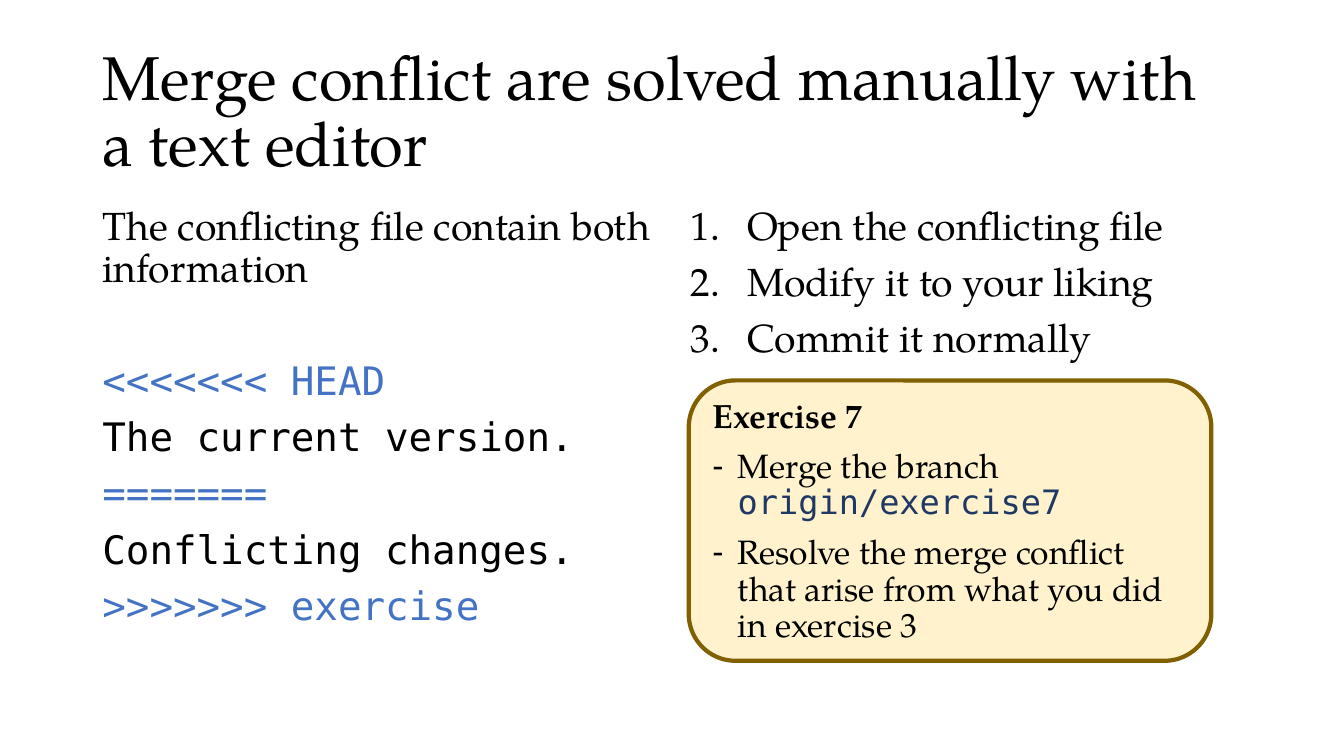
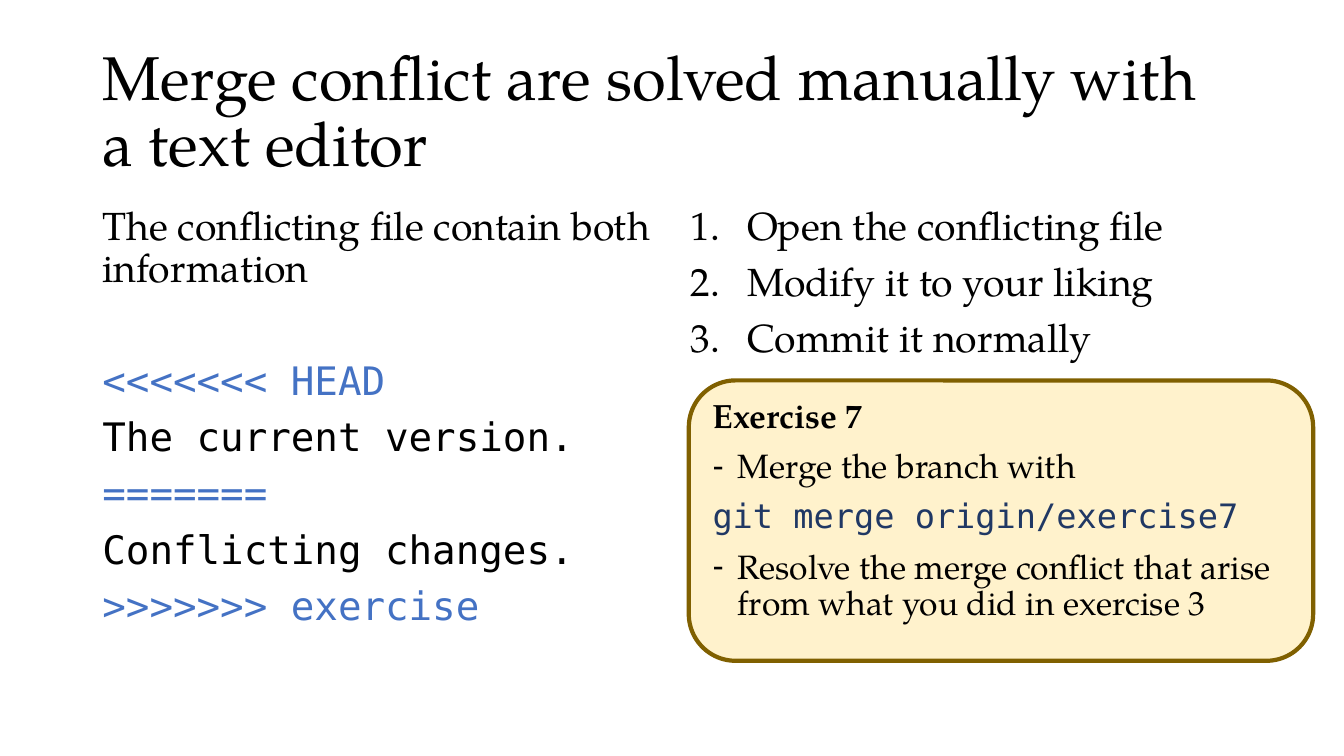
Before and after one commit to Kolaru/GitEssentials, a slide deck: slide 23 of git_workshop.pptx. Drawn at 1344x756 pixels with LibreOffice and Linux fonts; fonts in the diff are those of the drawing. Boxes give left, top, right and bottom in pixels: in the first picture for what was removed or moved away, otherwise in the second. Text is boxed around its words. In the diff, an @@ line names an element or a change of style, - is before the commit and + after.

```diff
--- a/git_workshop.pptx
+++ b/git_workshop.pptx
@@ rounded rectangle "Exercise 7": place and size @@
-rounded rectangle "Exercise 7" at bbox=[689, 380, 1211, 660]
+rounded rectangle "Exercise 7" at bbox=[689, 380, 1313, 660]
@@ text in rounded rectangle at bbox=[713, 453, 1239, 536]: text changed @@
-– Merge the branch origin/exercise7
+– Merge the branch with
+git merge origin/exercise7
```
Also in this commit, not shown: 2 other slides changed.
